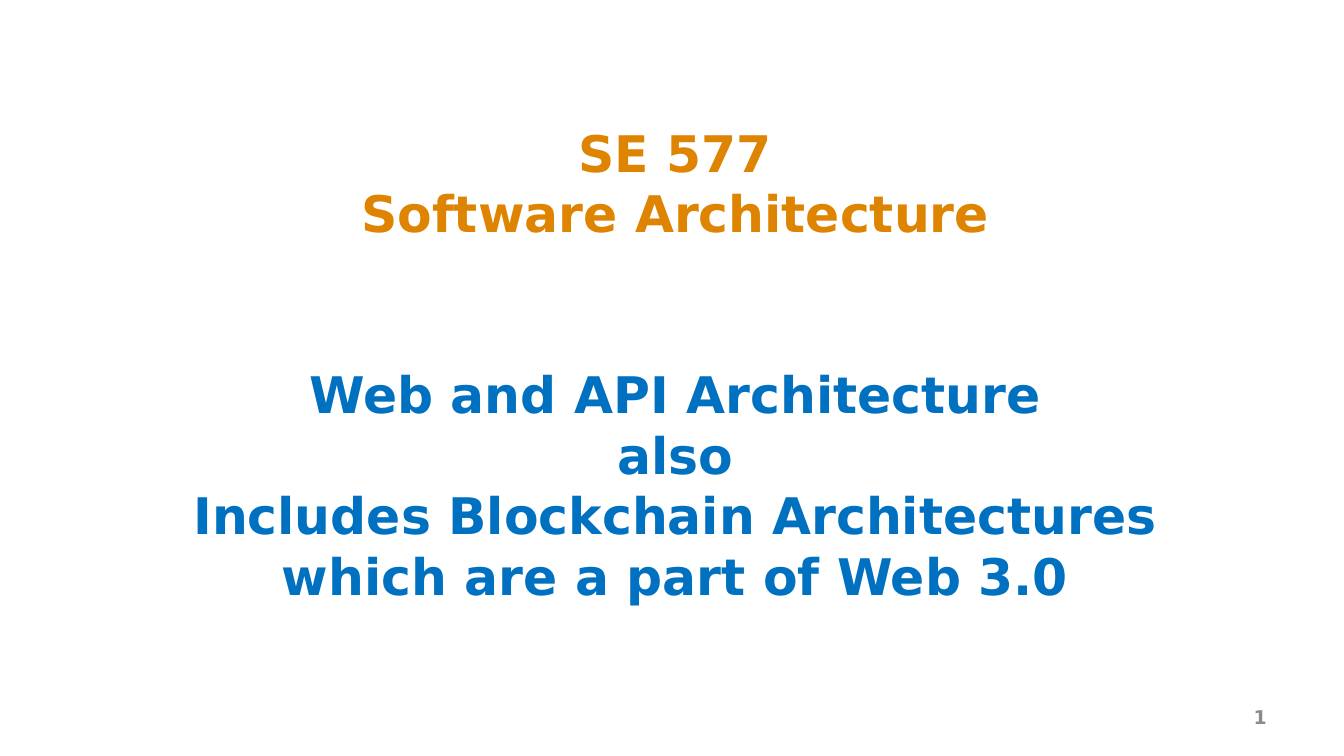
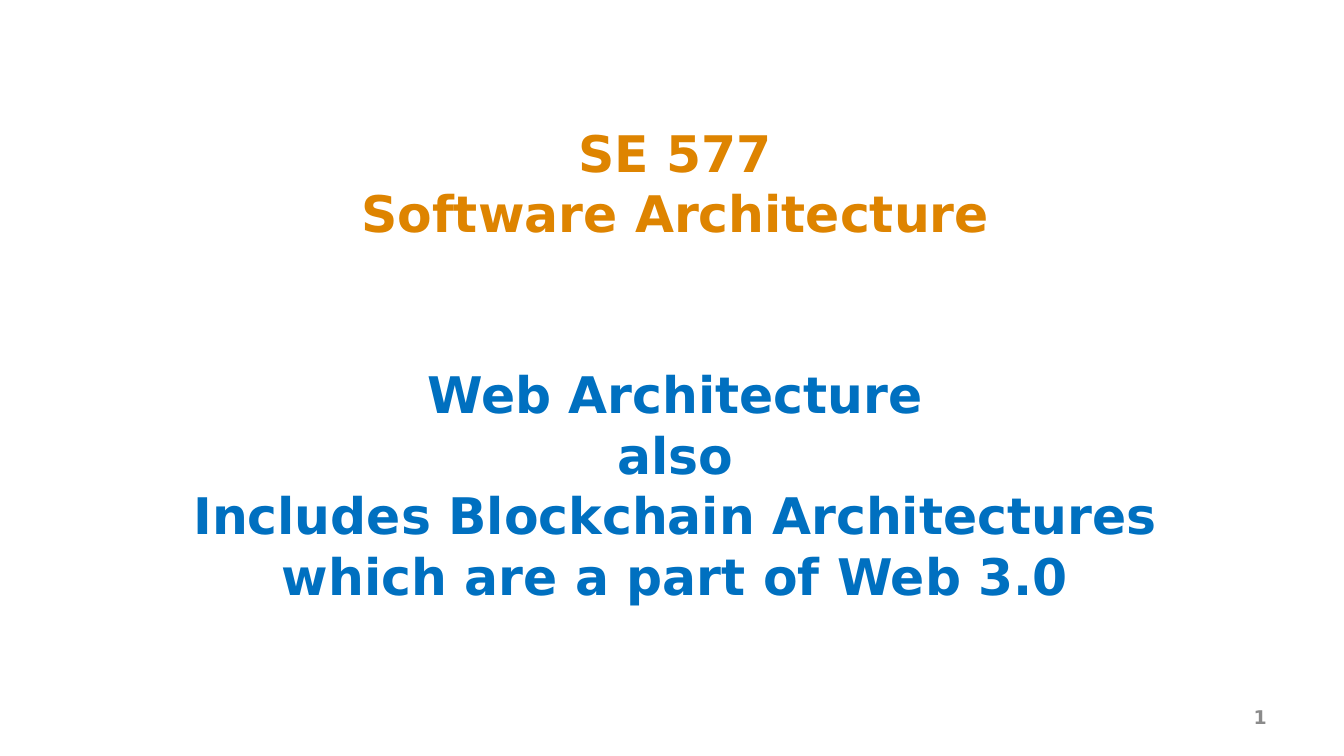
Before and after one commit to ArchitectingSoftware/SE577-SoftwareArchitecture, a slide deck: slide 1 of lectures/m5WebAndApiArchitecture.pptx. Drawn at 1344x756 pixels with LibreOffice and Linux fonts; fonts in the diff are those of the drawing. Boxes give left, top, right and bottom in pixels: in the first picture for what was removed or moved away, otherwise in the second. Text is boxed around its words. In the diff, an @@ line names an element or a change of style, - is before the commit and + after.

Commit message:
lecture updates

```diff
--- a/lectures/m5WebAndApiArchitecture.pptx
+++ b/lectures/m5WebAndApiArchitecture.pptx
@@ title at <box>193,134,1156,606</box>: text changed @@
-SE 577
-Software Architecture
-Web and API Architecture
-also
-Includes Blockchain Architectures
-which are a part of Web 3.0
+SE 577
+Software Architecture
+Web Architecture
+also
+Includes Blockchain Architectures
+which are a part of Web 3.0
```
Also in this commit, not shown: 1 slide added, 2 other files.
